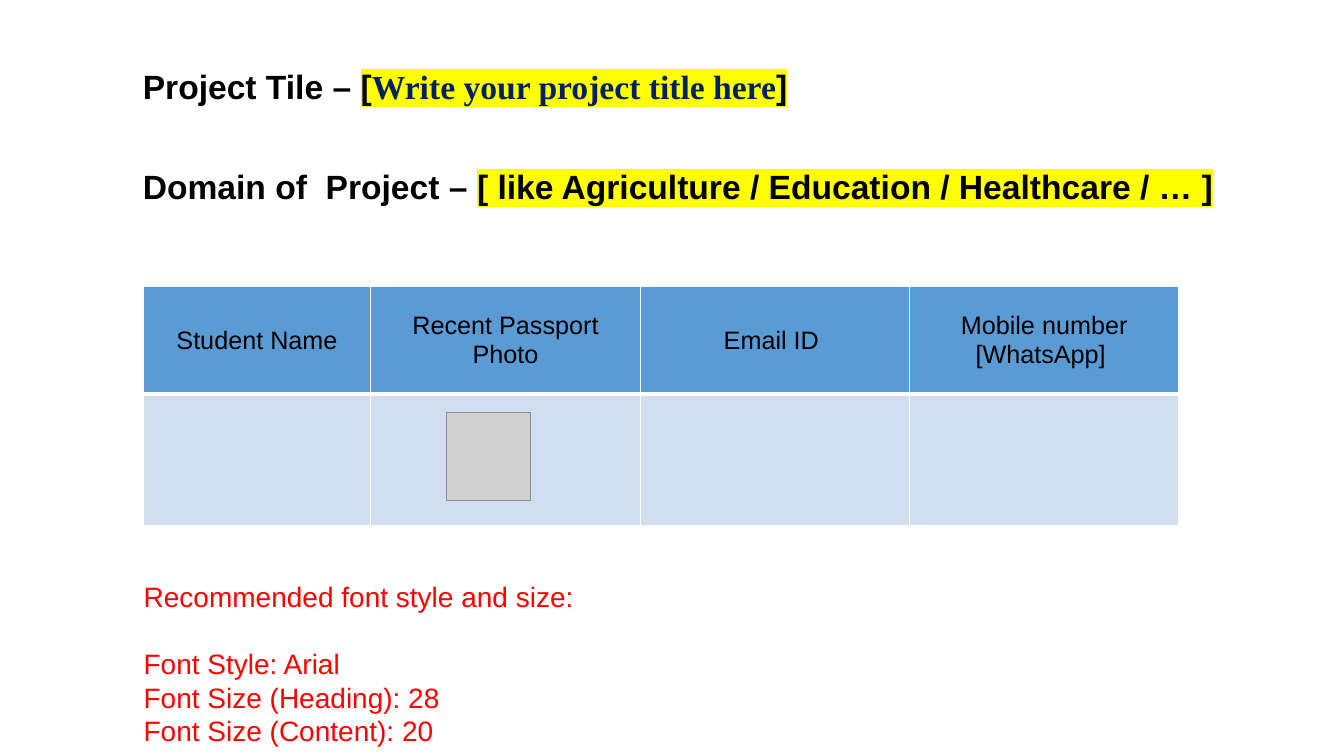
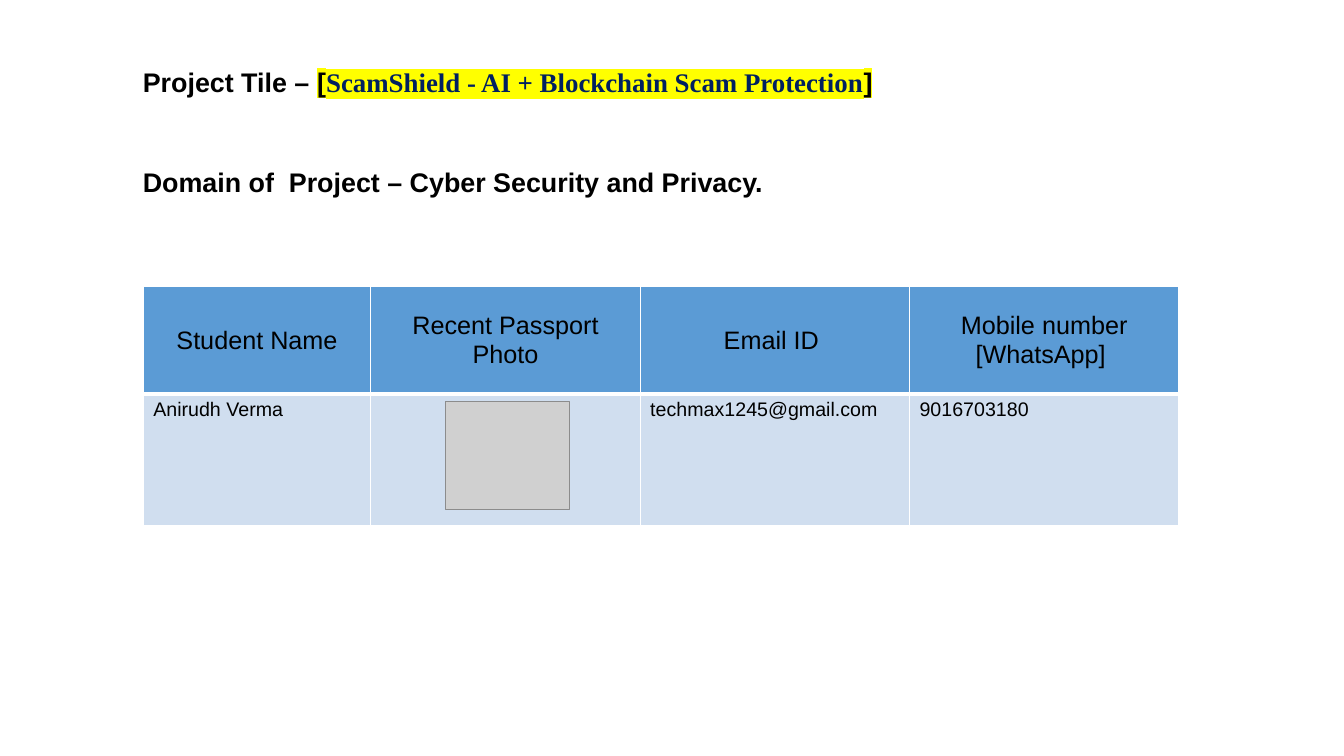
Before and after one commit to Asqi06/IBMhack, a slide deck: slide 2 of ibm.pptx. Drawn at 1344x756 pixels with LibreOffice and Linux fonts; fonts in the diff are those of the drawing; grey boxes stand for pictures. Boxes give left, top, right and bottom in pixels: in the first picture for what was removed or moved away, otherwise in the second. Text is boxed around its words. In the diff, an @@ line names an element or a change of style, - is before the commit and + after.

Commit message:
chore: sync Android SMS retriever, widget & overlay fixes + ibm.pptx + gitignore
- Add SmsReceiver (SMS_RETRIEVED_ACTION) privacy-safe, SmsRetrieverHelper tweak
- FloatingWidgetService / MainActivity polish (overlay, health chips, lint fixes)
- Update strings.xml, ApiClient minor fix, OcrHelper tweak
- Ignore android/.idea, gradle zip, temp scripts

```diff
--- a/ibm.pptx
+++ b/ibm.pptx
@@ text at bbox=[143, 72, 872, 98]: text changed; size 24 to 19.2 pt @@
-Project Tile – [Write your project title here]
+Project Tile – [ScamShield - AI + Blockchain Scam Protection]
@@ text at bbox=[143, 172, 763, 198]: text changed; size 24 to 19.2 pt @@
-Domain of Project – [ like Agriculture / Education / Healthcare / … ]
+Domain of Project – Cyber Security and Privacy.
@@ table at bbox=[143, 286, 1179, 525] @@
-row 2:  |  |  | 
+row 2: Anirudh Verma |  | techmax1245@gmail.com | 9016703180
@@ picture: place and size @@
-picture at bbox=[447, 412, 530, 501]
+picture at bbox=[446, 401, 570, 509]
@@ text removed at bbox=[144, 586, 574, 747] @@
-Recommended font style and size:
-Font Style: Arial
-Font Size (Heading): 28
-Font Size (Content): 20
```
Also in this commit, not shown: 12 other slides changed, 2 slides removed, 10 other files.
